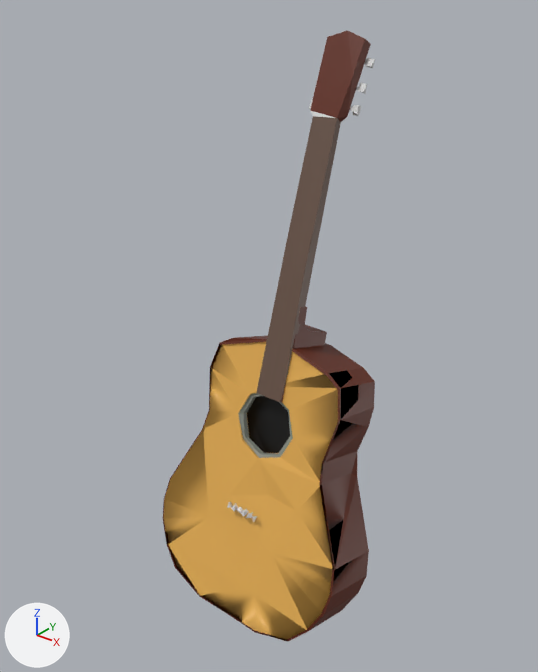
A saved change to the FBX model Assets/03Prefabs_instruments/guitar.fbx.
The view is the same before and after, from a camera (50 mm lens) standing at (16.27, -11.84, 10.88) and looking at (9.09, -2.87, 5.31). Every picture has the same lights, and +X, +Y and +Z are marked at lower left. Where no turn or scale is listed for an object, it has been applied to the vertices.

The scene before the commit, as lines of its bpy script (objects in view):
```python
me_cube_030 = bpy.data.meshes.new('Cube.030')
me_cube_030.from_pydata(...)  # 176 vertices, 290 faces; spans x -2.02..2.0, y -1.74..0.91, z -2.91..2.99
# faces by material slot: [71, 182, 6, 31]
me_cube_030.materials.append(mat_guitare_bois_clair_mate_001)  # orange #e7b054
me_cube_030.materials.append(mat_guitare_bois_foncé_mate_001)  # brown #612000
me_cube_030.materials.append(mat_ob_001)  # black #000000
me_cube_030.materials.append(mat_guitare_orne_001)  # grey #8a8f85
me_cube_031 = bpy.data.meshes.new('Cube.031')
me_cube_031.from_pydata(...)  # 25 vertices, 46 faces; spans x -10.1..12.3, y -2.5..1.4, z -1.3..1.3
# faces by material slot: [17, 28, 1]
me_cube_031.materials.append(mat_guitare_gris_mate_002)  # brown #6b5448
me_cube_031.materials.append(mat_guitare_bois_foncé_mate_002)  # brown #612000
me_cube_031.materials.append(mat_guitare_visse_metal_002)  # light grey #d8d8d8
me_cylinder_050 = bpy.data.meshes.new('Cylinder.050')
me_cylinder_050.from_pydata(...)  # 129 vertices, 186 faces; spans x -91.7..12.4, y -46.9..13.6, z -7.9..1.0
me_cylinder_050.materials.append(mat_guitare_visse_metal_003)  # light grey #d8d8d8
ob_cube_030 = bpy.data.objects.new('Cube.030', me_cube_030)
ob_cube_030.location = (9.4, -2.74, 2.95)
ob_cube_031 = bpy.data.objects.new('Cube.031', me_cube_031)
ob_cube_031.location = (9.37, -2.31, 6.94)
ob_cube_031.rotation_euler = (1.549, -1.261, 1.571)  # degrees (89, -72, 90)
ob_cube_031.scale = (0.27, 0.0944, 0.27)
ob_cylinder_050 = bpy.data.objects.new('Cylinder.050', me_cylinder_050)
ob_cylinder_050.location = (9.56, -1.58, 8.96)
ob_cylinder_050.rotation_euler = (0.793, -0.953, 0.652)  # degrees (45, -55, 37)
ob_cylinder_050.scale = (0.0707, 0.0707, 0.0707)
```
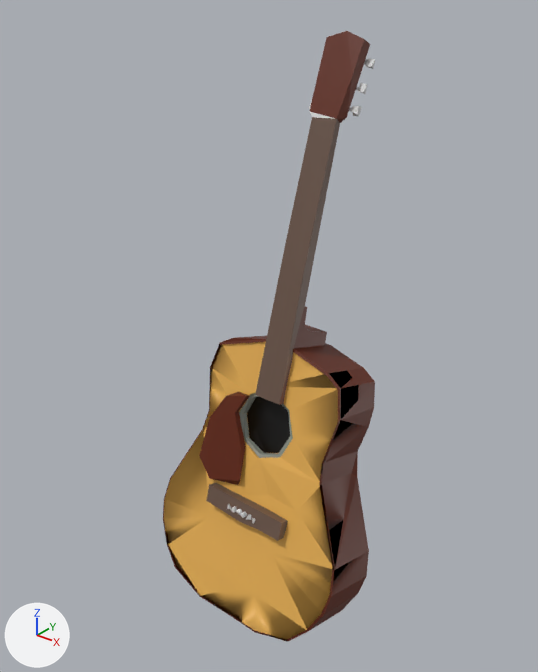
The newer file is also turned or shifted as a whole; pictures and numbers use the older file's frame.

Edits to the bpy script that builds the scene:
```text
Add mat_guitare_bois_foncé_mate_003:
    mat_guitare_bois_foncé_mate_003 = principled_material('Guitare Bois Foncé Mate.003')
    mat_guitare_bois_foncé_mate_003.base_color = (0.119, 0.0144, 0.0)  # brown #612000
Add mat_guitare_gris_mate_003:
    mat_guitare_gris_mate_003 = principled_material('Guitare Gris Mate.003')
    mat_guitare_gris_mate_003.base_color = (0.147, 0.0895, 0.0645)  # brown #6b5448
Add me_cube_032:
    me_cube_032.from_pydata(...)  # 16 vertices, 28 faces; spans x -0.52..0.5, y -0.27..0.35, z -0.71..0.97
    me_cube_032.materials.append(mat_guitare_bois_foncé_mate_003)  # brown #612000
Add me_cube_034:
    me_cube_034.from_pydata([(-0.35, -0.32, -0.07), (0.49, -0.35, -0.1), (-0.35, -0.6, 0.02), (0.46, -0.63, -0.01), (-0.35, -0.22, 0.24), (-0.35, -0.51, 0.33), (1.32, -0.35, -0.04), (0.91, -0.62, 0.03), (1.33, -0.53, 0.34), (1.34, -0.64, 0.04), (1.34, -0.25, 0.25)], [], [(1, 2, 0), (3, 5, 2), (10, 0, 4), (5, 0, 2), (1, 7, 3), (10, 6, 1), (9, 10, 8), (6, 9, 7), (3, 8, 5), (1, 3, 2), (5, 10, 4), (10, 1, 0), (5, 4, 0), (8, 3, 7), (1, 6, 7), (9, 6, 10), (7, 9, 8), (5, 8, 10)])
    me_cube_034.materials.append(mat_guitare_gris_mate_003)  # brown #6b5448
Change ob_cylinder_050:
    ob_cylinder_050.location: (9.56, -1.58, 8.96) -> (9.59, -1.62, 8.96)
Change ob_cube_031:
    ob_cube_031.location: (9.37, -2.31, 6.94) -> (9.4, -2.38, 6.94)
Add ob_cube_032:
    ob_cube_032 = bpy.data.objects.new('Cube.032', me_cube_032)
    ob_cube_032.location = (8.66, -3.56, 3.31)
Add ob_cube_034:
    ob_cube_034 = bpy.data.objects.new('Cube.034', me_cube_034)
    ob_cube_034.location = (8.9, -3.4, 2.22)
```

Where the change shows, as pixel boxes (x1, y1, x2, y2) in the pictures (538 x 672 px):
'Cube.031', moved
    before: (256, 30, 371, 402)
    after: (255, 31, 370, 405)
'Cube.032', added
    after: (199, 392, 250, 485)
'Cube.034', added (brown)
    after: (206, 483, 288, 541)
'Cylinder.050', moved
    before: (227, 58, 375, 522)
    after: (227, 58, 375, 524)
